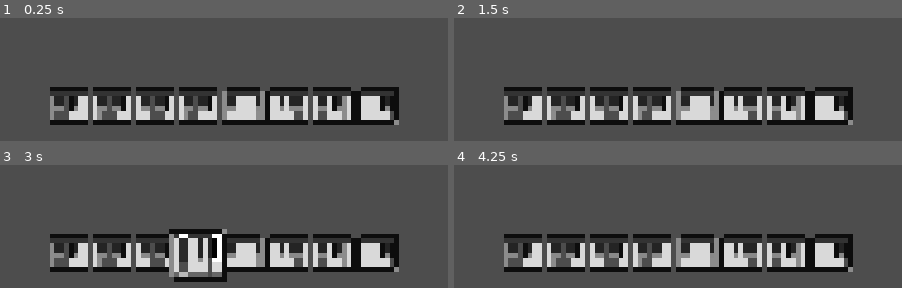
Above: before the commit, frames 1-4 (two rows, left to right).
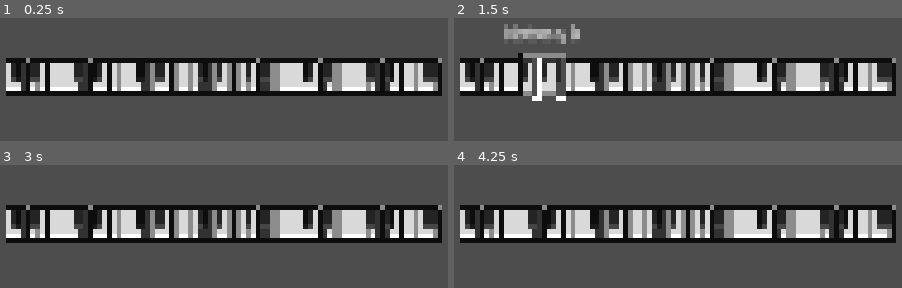
Above: after the commit, the same moments.

Repository: TobyD02/piano-roguelike
Game: Godot game, scene res://Scenes/TestLevels/test_level.tscn
The game is run twice, just before and just after one commit, with the same random seed, the same clock (stepped at 60 frames per second) and the same inputs. Before the commit the project has no main scene; this scene is started directly in both runs.
Inputs (mouse positions are in pixels of both pictures, inside the frame that each line leads up to):
- Up to frame 1 (0.25 s): no input
- Up to frame 2 (1.5 s): tap Enter at 0.5 s; move the mouse to (outside the picture) at 0.52 s; tap Space at 1.25 s; move the mouse to (530, 56) at 1.27 s
- Up to frame 3 (3 s): tap Enter at 2 s; move the mouse to (outside the picture) at 2.02 s; tap Space at 2.75 s; move the mouse to (192, 270) at 2.77 s
- Up to frame 4 (4.25 s): tap Enter at 3.5 s; move the mouse to (outside the picture) at 3.52 s

The runs differ from the first frame. In frame 1, 44% of the frame differs, in the area x 1-99%, y 32-87%; in frame 2, 45%, in the area x 1-99%, y 4-87%; in frame 3, 45%; in frame 4, 44%.

Commit message:
improved cards, added better selection

Diff:
--- a/Scenes/Card/card.gd
+++ b/Scenes/Card/card.gd
@@ -1,6 +1,8 @@
-class_name Card extends Node2D
+class_name Card extends Control
 
 @export var card_note_controller: CardNoteController
+@export var card_info_panel: CardInfoPanel
+@export var card_selector: Container
 
 func _ready():
 	# Example of setting cmaj7 chord
@@ -10,9 +12,16 @@
 		#Note.NoteEnum.NOTE_G,
 		#Note.NoteEnum.NOTE_B,
 	#])
+
 	default_z_index = z_index
 	_setup_base_card()
 	_generate_random()
+
+	if card_selector == null:
+		return
+
+	card_selector.connect("mouse_entered", _on_mouse_entered)
+	card_selector.connect("mouse_exited", _on_mouse_exited)
 
 func _setup_base_card():
 	var notes = Note.NoteEnum.values()
@@ -33,16 +42,6 @@
 	var col = Note.NoteColorEnum.GRAY if not _is_pressed else Note.NoteColorEnum.WHITE
 	card_note_controller.set_note(_note, col, _is_pressed)
 
-func _process(delta: float):
-	if is_hovered:
-		z_index = 100
-		var tween = get_tree().create_tween()
-		tween.tween_property(card_note_controller, "scale", default_scale * 1.5, 0.25)
-	else:
-		var tween = get_tree().create_tween()
-		tween.tween_property(card_note_controller, "scale", default_scale, 0.25)
-		z_index = default_z_index
-
 var default_scale: Vector2 = Vector2.ONE
 var is_hovered: bool = false
 var default_z_index: int
@@ -50,3 +49,22 @@
 func set_hovered(_hovered: bool):
 	is_hovered = _hovered
 	card_note_controller.set_card_hovered(_hovered)
+	#card_info_panel.make_visible(_hovered)
+
+	if is_hovered:
+		z_index = 100
+		var tween = get_tree().create_tween()
+		tween.tween_property(card_note_controller, "scale", default_scale * 1.25, 0.25)
+	else:
+		var tween = get_tree().create_tween()
+		tween.tween_property(card_note_controller, "scale", default_scale, 0.25)
+		z_index = default_z_index
+
+
+func _on_mouse_entered():
+	card_info_panel.make_visible(true)
+	set_hovered(true)
+
+func _on_mouse_exited():
+	card_info_panel.make_visible(false)
+	set_hovered(false)
--- a/Scenes/Card/card.tscn
+++ b/Scenes/Card/card.tscn
@@ -2,21 +2,58 @@
 
 [ext_resource type="Script" uid="uid://gdbgi87ssy0y" path="res://Scenes/Card/card.gd" id="1_r5dc4"]
 [ext_resource type="PackedScene" uid="uid://cx8tjobbt4dmn" path="res://Scenes/Note/note.tscn" id="3_ac5pp"]
+[ext_resource type="Texture2D" uid="uid://dlab6fm6ac52r" path="res://Assets/Pixel Piano 1.0/card_backgrounds/card_background_under.png" id="3_r5dc4"]
 [ext_resource type="Script" uid="uid://cmp2qmn3cgnhv" path="res://Scenes/Card/card_note_controller.gd" id="4_c0g18"]
 [ext_resource type="Texture2D" uid="uid://664vgncp062c" path="res://Assets/Pixel Piano 1.0/card_backgrounds/blue_card_background.png" id="5_yw1pg"]
 [ext_resource type="Texture2D" uid="uid://de5elx58l4wtp" path="res://Assets/Pixel Piano 1.0/Felt/Felt1.png" id="6_c26c2"]
+[ext_resource type="Script" uid="uid://bxyccpb5ul28i" path="res://Scenes/Card/card_info_panel.gd" id="7_rffhp"]
 
-[sub_resource type="RectangleShape2D" id="RectangleShape2D_rfjxr"]
-size = Vector2(40, 36)
+[sub_resource type="LabelSettings" id="LabelSettings_41ifo"]
+font_size = 14
+outline_size = 4
+outline_color = Color(0, 0, 0, 1)
 
-[node name="Card" type="Node2D" unique_id=187950168 node_paths=PackedStringArray("card_note_controller")]
+[node name="Card" type="Control" unique_id=494292821 node_paths=PackedStringArray("card_note_controller", "card_info_panel", "card_selector")]
+layout_mode = 3
+anchors_preset = 0
 script = ExtResource("1_r5dc4")
 card_note_controller = NodePath("CardNoteController")
+card_info_panel = NodePath("CardInfoPanel")
+card_selector = NodePath("CardSelector")
+
+[node name="CardSelector" type="Container" parent="." unique_id=1239268133]
+layout_mode = 0
+offset_left = -20.0
+offset_top = -20.0
+offset_right = 20.0
+offset_bottom = 20.0
+
+[node name="CardInfoPanel" type="BoxContainer" parent="." unique_id=1574064153 node_paths=PackedStringArray("notes_label", "card_note_controller")]
+visible = false
+layout_mode = 0
+offset_left = -50.0
+offset_top = -50.0
+offset_right = 50.0
+offset_bottom = -30.0
+vertical = true
+script = ExtResource("7_rffhp")
+notes_label = NodePath("NotesLabel")
+card_note_controller = NodePath("../CardNoteController")
+
+[node name="NotesLabel" type="Label" parent="CardInfoPanel" unique_id=91287966]
+layout_mode = 2
+text = "Notes: "
+label_settings = SubResource("LabelSettings_41ifo")
+horizontal_alignment = 1
+vertical_alignment = 1
 
 [node name="CardNoteController" type="Node2D" parent="." unique_id=842438995]
 script = ExtResource("4_c0g18")
 editor_keys_pressed = Array[int]([7, 0, 4])
 color = 0
+
+[node name="CardBackgroundUnder" type="Sprite2D" parent="CardNoteController" unique_id=1312124481]
+texture = ExtResource("3_r5dc4")
 
 [node name="NoteC" parent="CardNoteController" unique_id=375133897 instance=ExtResource("3_ac5pp")]
 position = Vector2(-15, 1)
@@ -63,8 +100,3 @@
 
 [node name="CardBackground" type="Sprite2D" parent="CardNoteController" unique_id=1188970181]
 texture = ExtResource("5_yw1pg")
-
-[node name="Area2D" type="Area2D" parent="." unique_id=1621170496]
-
-[node name="CollisionShape2D" type="CollisionShape2D" parent="Area2D" unique_id=795095337]
-shape = SubResource("RectangleShape2D_rfjxr")
--- /dev/null
+++ b/Scenes/Card/card_info_panel.gd
@@ -0,0 +1,23 @@
+class_name CardInfoPanel extends BoxContainer
+
+@export var notes_label: Label
+@export var card_note_controller: CardNoteController
+
+func make_visible(_visible: bool):
+	if not _visible:
+		visible = false
+		return
+
+	if notes_label == null:
+		return
+
+	if card_note_controller == null:
+		return
+
+	var notes_strings = []
+	for note in card_note_controller.notes_pressed:
+		if card_note_controller.notes_pressed[note]:
+			notes_strings.append(Note.note_enum_to_string[note])
+
+	notes_label.text = "Notes: " + ", ".join(notes_strings)
+	visible = true
--- a/Scenes/Card/card_note_controller.gd
+++ b/Scenes/Card/card_note_controller.gd
@@ -22,6 +22,21 @@
 
 
 var notes_to_nodes: Dictionary
+var notes_pressed: Dictionary =  {
+	Note.NoteEnum.NOTE_C: false,
+	Note.NoteEnum.NOTE_C_SHARP: false,
+	Note.NoteEnum.NOTE_D: false,
+	Note.NoteEnum.NOTE_D_SHARP: false,
+	Note.NoteEnum.NOTE_E: false,
+	Note.NoteEnum.NOTE_F: false,
+	Note.NoteEnum.NOTE_F_SHARP: false,
+	Note.NoteEnum.NOTE_G: false,
+	Note.NoteEnum.NOTE_G_SHARP: false,
+	Note.NoteEnum.NOTE_A: false,
+	Note.NoteEnum.NOTE_A_SHARP: false,
+	Note.NoteEnum.NOTE_B: false,
+}
+
 
 func _ready():
 	initialise_notes()
@@ -76,10 +91,15 @@
 	note_node.set_note_color(_color)
 	note_node.set_is_pressed(_is_pressed)
 
+	notes_pressed[_note] = _is_pressed
+
+
 func set_notes_pressed(_notes: Array[Note.NoteEnum]):
 	for note in notes_to_nodes:
 		var is_pressed = note in _notes
 		notes_to_nodes[note].set_is_pressed(is_pressed)
+		notes_pressed[note] = is_pressed
+
 
 func set_notes_color(_notes: Array[Note.NoteEnum], _color: Note.NoteColorEnum):
 	for note in _notes:
--- a/Scenes/HandManager/hand_manager.gd
+++ b/Scenes/HandManager/hand_manager.gd
@@ -1,32 +1,26 @@
 class_name HandManager extends Node2D
+
+@onready var card_scene = preload("res://Scenes/Card/card.tscn")
 
 var selected_card: Card = null
 var hovered_card: Card = null
 
-var mouse_area: Area2D
+var hand: Array[Card] = []
+
+const CARD_WIDTH = 40
+const HAND_SIZE = 20
+const HAND_WIDTH = CARD_WIDTH * 10
 
 func _ready():
-	mouse_area = get_node("Area2D")
+	_generate_hand()
 
-func _physics_process(_delta):
-	mouse_area.global_position = get_global_mouse_position()
+func _generate_hand():
+	var start_x = -HAND_WIDTH/2
+	var start_y = 40
+	var x_off = HAND_WIDTH/HAND_SIZE
 
-	var overlaps = mouse_area.get_overlapping_areas()
+	for idx in HAND_SIZE:
+		var card = card_scene.instantiate()
+		add_child(card)
 
-	var top_card: Card = null
-	var highest_z := -INF
-
-	for area in overlaps:
-		var card := area.get_parent() as Card
-		if card.z_index > highest_z:
-			highest_z = card.z_index
-			top_card = card
-
-	if top_card != hovered_card:
-		if hovered_card:
-			hovered_card.set_hovered(false)
-
-		hovered_card = top_card
-
-		if hovered_card:
-			hovered_card.set_hovered(true)
+		card.global_position = Vector2(start_x + idx * x_off, start_y)
--- a/Scenes/HandManager/hand_manager.tscn
+++ b/Scenes/HandManager/hand_manager.tscn
@@ -2,16 +2,5 @@
 
 [ext_resource type="Script" uid="uid://bqi6c0a5ta6xy" path="res://Scenes/HandManager/hand_manager.gd" id="1_s7b4y"]
 
-[sub_resource type="CircleShape2D" id="CircleShape2D_rfjxr"]
-radius = 1.0
-
 [node name="HandManager" type="Node2D" unique_id=1948066415]
 script = ExtResource("1_s7b4y")
-
-[node name="Area2D" type="Area2D" parent="." unique_id=155581641]
-
-[node name="CollisionShape2D" type="CollisionShape2D" parent="Area2D" unique_id=152008301]
-shape = SubResource("CircleShape2D_rfjxr")
-
-[connection signal="area_entered" from="Area2D" to="." method="_on_area_2d_area_entered"]
-[connection signal="area_exited" from="Area2D" to="." method="_on_area_2d_area_exited"]
--- a/Scenes/Note/note.gd
+++ b/Scenes/Note/note.gd
@@ -48,6 +48,21 @@
 	NoteColorEnum.RED: 4,
 	NoteColorEnum.WHITE: 5,
 	NoteColorEnum.YELLOW: 6,
+}
+
+const note_enum_to_string: Dictionary = {
+	NoteEnum.NOTE_C: "c",
+	NoteEnum.NOTE_C_SHARP: "c#",
+	NoteEnum.NOTE_D: "d",
+	NoteEnum.NOTE_D_SHARP: "d#",
+	NoteEnum.NOTE_E: "e",
+	NoteEnum.NOTE_F: "f",
+	NoteEnum.NOTE_F_SHARP: "f#",
+	NoteEnum.NOTE_G: "g",
+	NoteEnum.NOTE_G_SHARP: "g#",
+	NoteEnum.NOTE_A: "a",
+	NoteEnum.NOTE_A_SHARP: "a#",
+	NoteEnum.NOTE_B: "b",
 }
 
 enum NoteEnum {
@@ -135,8 +150,8 @@
 var default_z_index: int
 func set_card_hovered(_card_hovered: bool):
 	if is_pressed and _card_hovered:
-		scale = default_scale * 1
-		z_index = default_z_index + 5
+		scale = default_scale * 1.2
+		z_index = default_z_index + 1
 		sprite.material = pressed_hover_shader
 	else:
 		scale = default_scale
--- a/Scenes/Note/note.tscn
+++ b/Scenes/Note/note.tscn
@@ -1,13 +1,7 @@
 [gd_scene format=3 uid="uid://cx8tjobbt4dmn"]
 
 [ext_resource type="Script" uid="uid://fm8hi1fjwc0l" path="res://Scenes/Note/note.gd" id="1_78yca"]
-[ext_resource type="Shader" uid="uid://b7t2f2lujc6v6" path="res://Scenes/Note/note_outline_shader.gdshader" id="2_hogmb"]
 [ext_resource type="Texture2D" uid="uid://d0d5q4ex21xgi" path="res://Assets/Pixel Piano 1.0/texture_atlas.png" id="2_rb04o"]
-
-[sub_resource type="ShaderMaterial" id="ShaderMaterial_47m8q"]
-shader = ExtResource("2_hogmb")
-shader_parameter/outline_color = Color(1, 1, 1, 1)
-shader_parameter/outline_width = 1.0000000475
 
 [sub_resource type="AtlasTexture" id="AtlasTexture_7be3q"]
 atlas = ExtResource("2_rb04o")
@@ -18,5 +12,4 @@
 sprite = NodePath("Sprite2D")
 
 [node name="Sprite2D" type="Sprite2D" parent="." unique_id=156801709]
-material = SubResource("ShaderMaterial_47m8q")
 texture = SubResource("AtlasTexture_7be3q")
--- /dev/null
+++ b/Scenes/TestLevels/test.gd
@@ -0,0 +1,10 @@
+extends Control
+
+
+
+func _on_mouse_entered() -> void:
+	print("entered")
+
+
+func _on_mouse_exited() -> void:
+	print('left')
--- a/Scenes/TestLevels/test_level.tscn
+++ b/Scenes/TestLevels/test_level.tscn
@@ -1,6 +1,5 @@
 [gd_scene format=3 uid="uid://bcxddi2rdv2p5"]
 
-[ext_resource type="PackedScene" uid="uid://cx8oj0134s8tk" path="res://Scenes/Card/card.tscn" id="1_y5y2p"]
 [ext_resource type="PackedScene" uid="uid://br3blcrjigjon" path="res://Scenes/HandManager/hand_manager.tscn" id="2_j2gud"]
 
 [node name="TestLevel" type="Node2D" unique_id=725978861]
@@ -8,29 +7,5 @@
 [node name="HandManager" parent="." unique_id=1948066415 instance=ExtResource("2_j2gud")]
 position = Vector2(-158, 70)
 
-[node name="Card" parent="." unique_id=187950168 instance=ExtResource("1_y5y2p")]
-position = Vector2(-158, 70)
-
-[node name="Card2" parent="." unique_id=1649775663 instance=ExtResource("1_y5y2p")]
-position = Vector2(-117, 70)
-
-[node name="Card3" parent="." unique_id=2101491039 instance=ExtResource("1_y5y2p")]
-position = Vector2(-76, 70)
-
-[node name="Card4" parent="." unique_id=833671936 instance=ExtResource("1_y5y2p")]
-position = Vector2(-34, 70)
-
-[node name="Card5" parent="." unique_id=1467664529 instance=ExtResource("1_y5y2p")]
-position = Vector2(9, 70)
-
-[node name="Card6" parent="." unique_id=1267972257 instance=ExtResource("1_y5y2p")]
-position = Vector2(52, 70)
-
-[node name="Card7" parent="." unique_id=269971277 instance=ExtResource("1_y5y2p")]
-position = Vector2(95, 70)
-
-[node name="Card8" parent="." unique_id=1165175369 instance=ExtResource("1_y5y2p")]
-position = Vector2(139, 70)
-
 [node name="Camera2D" type="Camera2D" parent="." unique_id=1128773373]
 zoom = Vector2(5, 5)
--- a/project.godot
+++ b/project.godot
@@ -11,6 +11,7 @@
 [application]
 
 config/name="PianoRoguelike"
+run/main_scene="uid://bcxddi2rdv2p5"
 config/features=PackedStringArray("4.7", "Forward Plus")
 
 [display]
@@ -24,6 +25,10 @@
 
 project/assembly_name="PianoRoguelike"
 
+[gui]
+
+theme/default_font_multichannel_signed_distance_field=true
+
 [physics]
 
 3d/physics_engine="Jolt Physics"
Binary file added: Assets/Pixel Piano 1.0/card_backgrounds/card_background_under.png
Not shown, added: Assets/Pixel Piano 1.0/card_backgrounds/card_background_under.png.import
Not shown, added: Scenes/Card/card_info_panel.gd.uid
Not shown, added: Scenes/TestLevels/test.gd.uid
